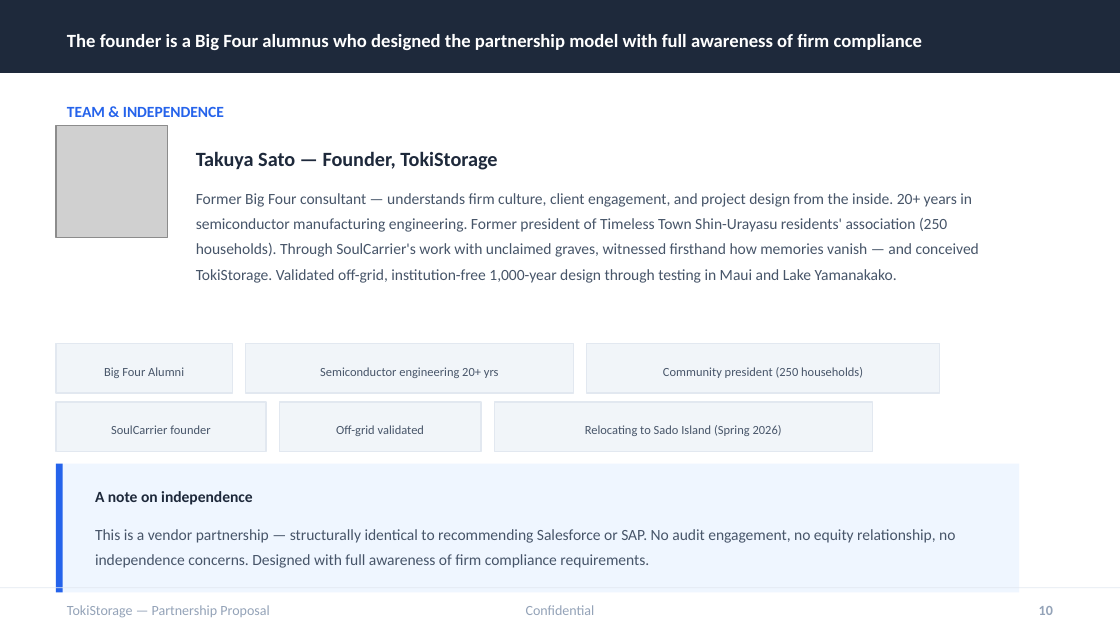
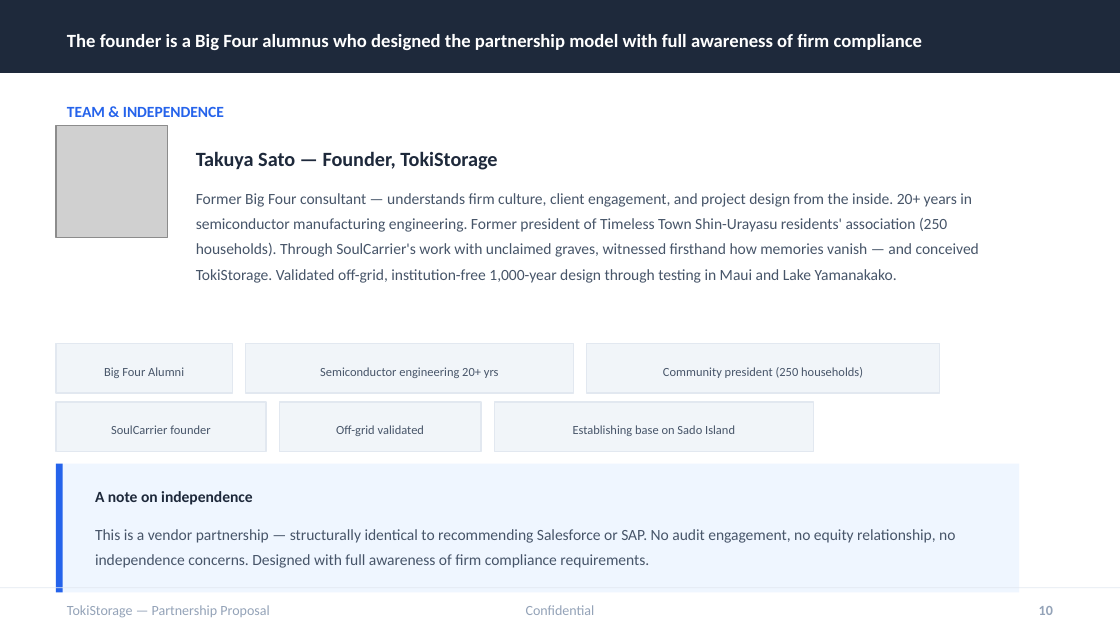
Before and after one commit to tokistorage/lp, a slide deck: slide 10 of tokistorage-partnership-deck-en.pptx. Drawn at 1120x630 pixels with LibreOffice and Linux fonts; fonts in the diff are those of the drawing; grey boxes stand for pictures. Boxes give left, top, right and bottom in pixels: in the first picture for what was removed or moved away, otherwise in the second. Text is boxed around its words. In the diff, an @@ line names an element or a change of style, - is before the commit and + after.

```diff
--- a/tokistorage-partnership-deck-en.pptx
+++ b/tokistorage-partnership-deck-en.pptx
@@ rectangle: place and size @@
-rectangle at <box>494,402,872,451</box>
+rectangle at <box>494,402,813,451</box>
@@ text at <box>573,425,735,436</box>: text changed @@
-Relocating to Sado Island (Spring 2026)
+Establishing base on Sado Island
```
Also in this commit, not shown: 1 other slide changed, 13 other files.
